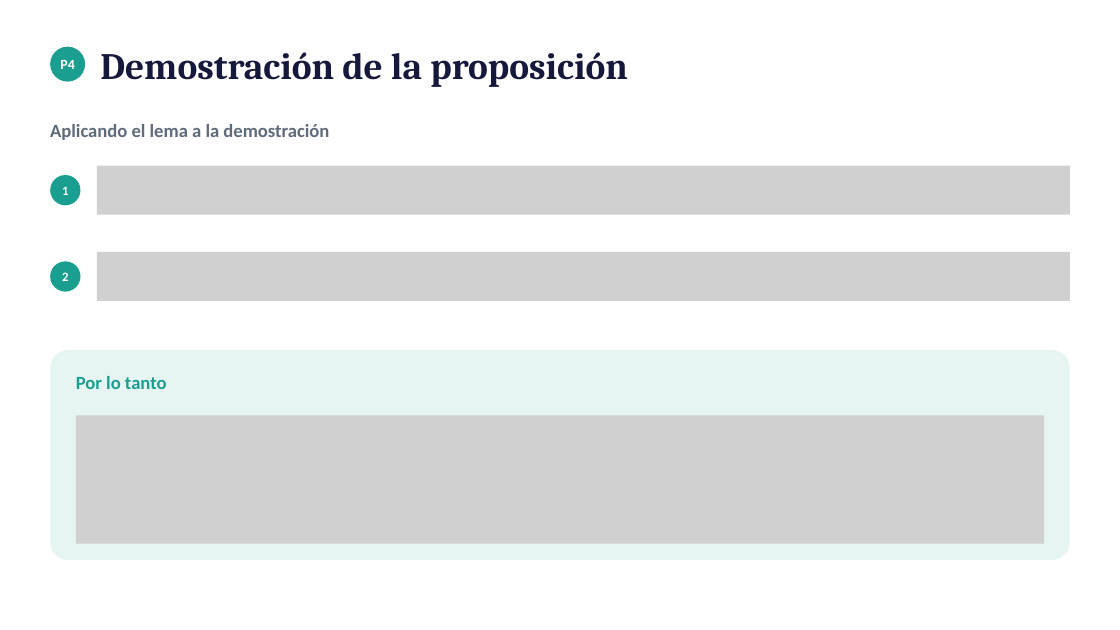
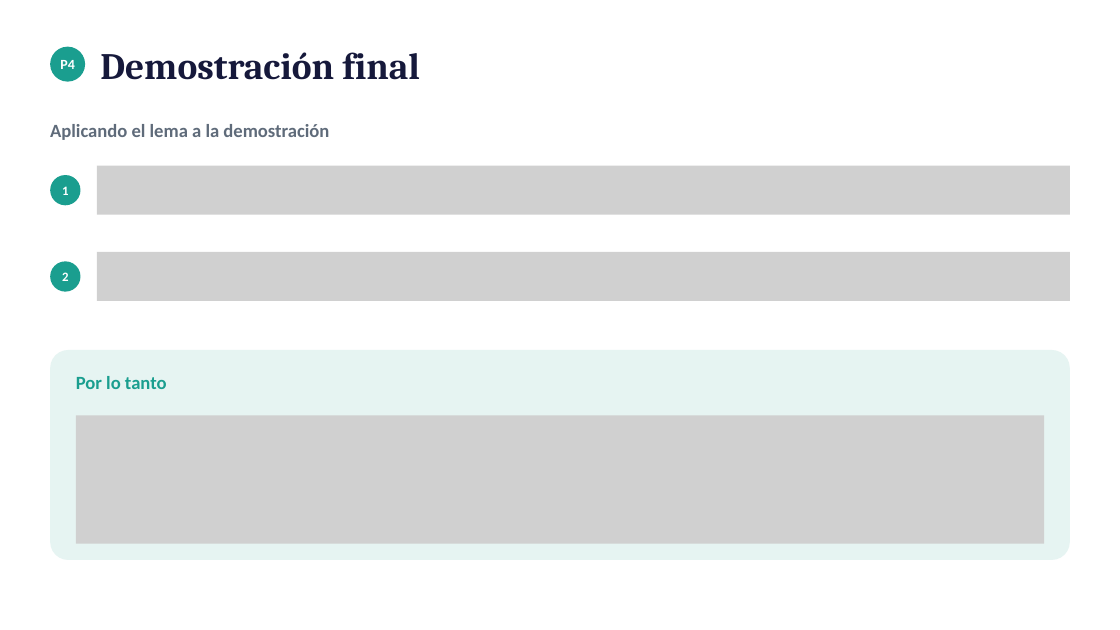
Before and after one commit to tomasSiSa18/TesisPregrado, a slide deck: slide 6 of PresentacionSemana8/PresentacionSemana8.pptx. Drawn at 1120x630 pixels with LibreOffice and Linux fonts; fonts in the diff are those of the drawing; grey boxes stand for pictures. Boxes give left, top, right and bottom in pixels: in the first picture for what was removed or moved away, otherwise in the second. Text is boxed around its words. In the diff, an @@ line names an element or a change of style, - is before the commit and + after.

```diff
--- a/PresentacionSemana8/PresentacionSemana8.pptx
+++ b/PresentacionSemana8/PresentacionSemana8.pptx
@@ text at <box>100,52,420,80</box>: text changed @@
-Demostración de la proposición
+Demostración final
```
Also in this commit, not shown: 2 other slides changed, 2 other files.
